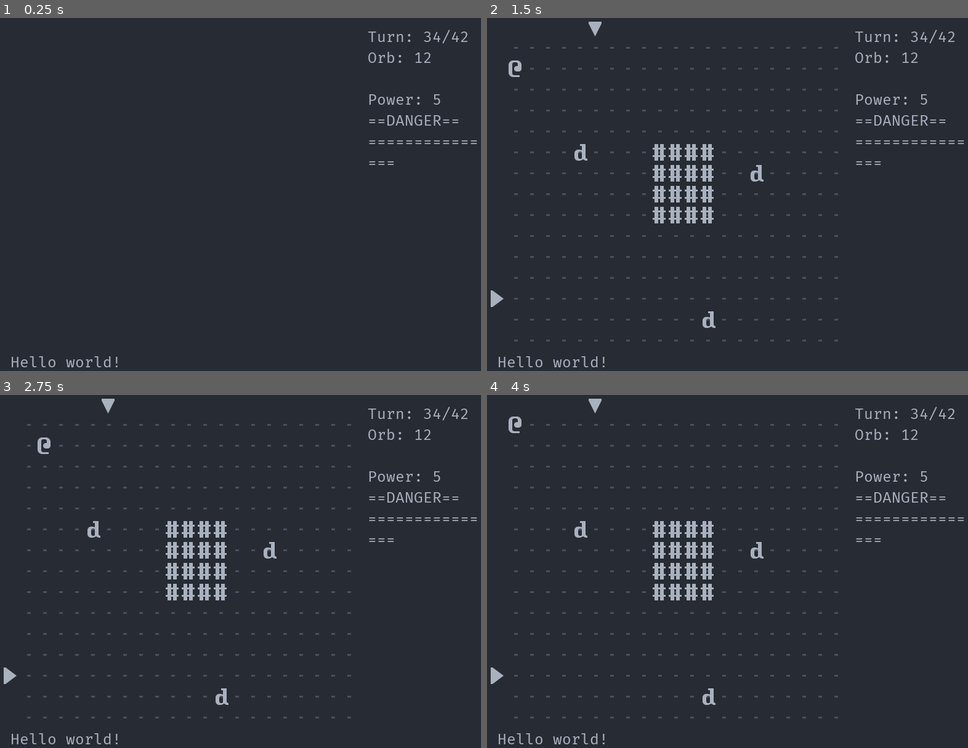
Above: before the commit, frames 1-4 (two rows, left to right).
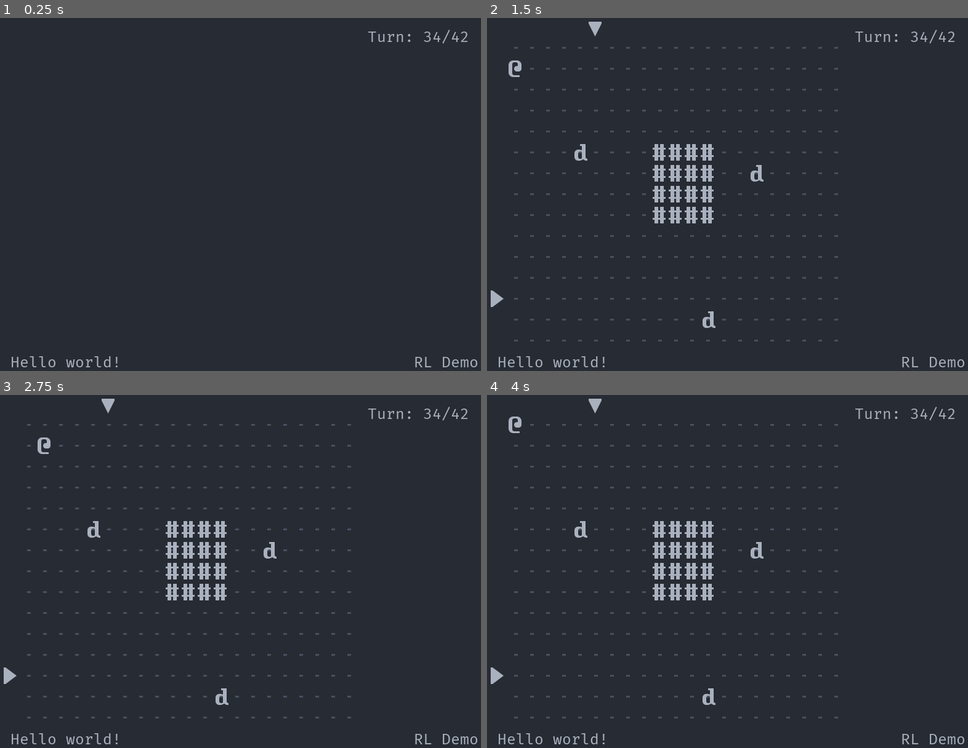
Above: after the commit, the same moments.

Repository: Bozar/GodotRoguelikeDemo
Game: Godot game, scene res://scene/main/MainScene.tscn
The game is run twice, just before and just after one commit, with the same random seed, the same clock (stepped at 60 frames per second) and the same inputs.
Inputs:
- Up to frame 1 (0.25 s): no input
- Up to frame 2 (1.5 s): tap Enter at 0.5 s; hold L (move_right) 0.53-1.28 s; tap Space (init_world) at 0.6, 1.25 s; hold J (move_down) from 1.28 s (still down); tap . (wait) at 1.35 s
- Up to frame 3 (2.75 s): tap Enter at 2 s; release J (move_down) at 2.03 s; hold L (move_right) from 2.03 s (still down); tap Space (init_world) at 2.1 s
- Up to frame 4 (4 s): tap Space (init_world) at 2.75, 3.6 s; release L (move_right) at 2.78 s; hold K (move_up) 2.78-3.53 s; tap . (wait) at 2.85 s; tap Enter at 3.5 s; hold H (move_left) from 3.53 s (still down)

The runs differ from the first frame. In frame 1, 0.7% of the frame differs, in the area x 76-100%, y 9-99%; in frame 2, 0.7%; in frame 3, 0.7%; in frame 4, 0.7%.

Commit message:
Add more GUI controls.

Diff:
--- a/scene/gui/MainGUI.tscn
+++ b/scene/gui/MainGUI.tscn
@@ -30,12 +30,17 @@
 [node name="Turn" parent="MainHBox/SidebarVBox" instance=ExtResource( 1 )]
 margin_top = 0.0
 margin_right = 180.0
-margin_bottom = 235.0
+margin_bottom = 31.0
 rect_min_size = Vector2( 180, 0 )
-text = "Turn: 34/42
-Orb: 12
+size_flags_vertical = 2
+text = "Turn: 34/42"
+autowrap = true
 
-Power: 5
-==DANGER==
-==============="
+[node name="Help" parent="MainHBox/SidebarVBox" instance=ExtResource( 1 )]
+margin_top = 569.0
+margin_right = 180.0
+margin_bottom = 600.0
+rect_min_size = Vector2( 180, 0 )
+text = "RL Demo"
+align = 2
 autowrap = true
